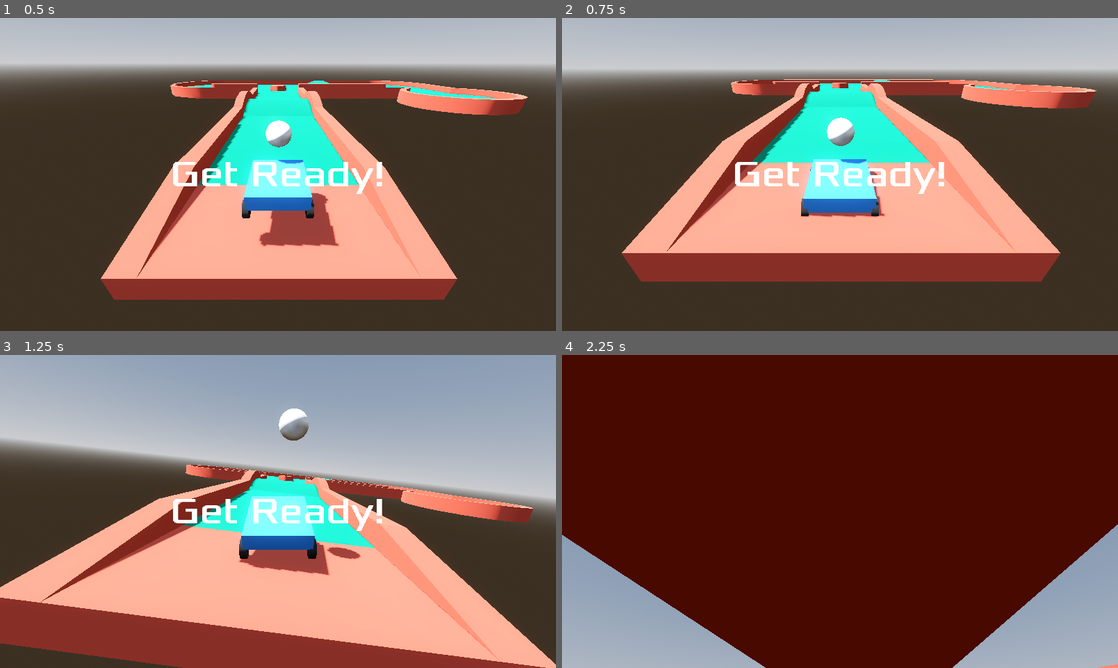
Above: before the commit, frames 1-4 (two rows, left to right).
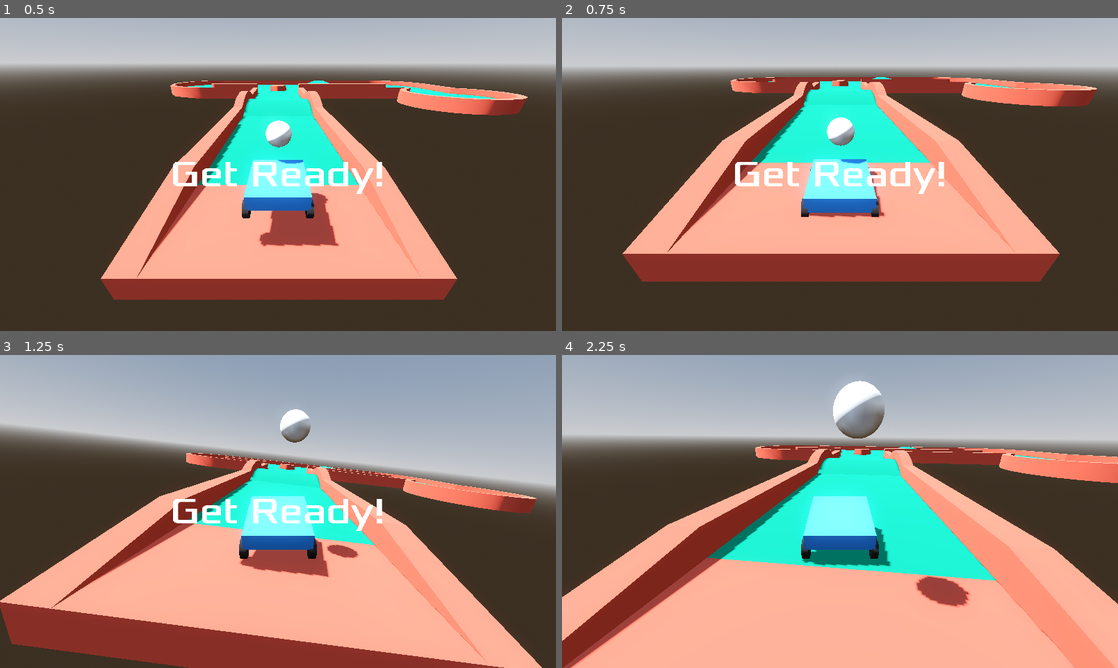
Above: after the commit, the same moments.

Repository: deecovan/v4-51-golf
Game: Godot game, scene res://Scenes/Main.tscn
Same seed, same stepped clock (60 frames per second), same inputs: the game is played once before the commit and once after it.
Inputs (mouse positions are in pixels of both pictures, inside the frame that each line leads up to):
- Up to frame 1 (0.5 s): no input
- Up to frame 2 (0.75 s): move the mouse to (867, 174) at 0.52 s; hold W (accelerate) from 0.53 s (still down); hold Mouse wheel up (cam_zoom_in) from 0.53 s (still down)
- Up to frame 3 (1.25 s): keep holding W (accelerate); keep holding Mouse wheel up (cam_zoom_in)
- Up to frame 4 (2.25 s): keep holding W (accelerate); move the mouse to (812, 511) at 1.27 s; release Mouse wheel up (cam_zoom_in) at 1.28 s; tap Mouse wheel down (cam_zoom_out) at 1.35 s; move the mouse to (851, 505) at 2.02 s; hold Mouse wheel up (cam_zoom_in) from 2.03 s (still down)

Frame 1 is identical in both runs. In frame 2, 4.0% of the frame differs, in the area x 1-100%, y 15-85%; in frame 3, 15%; in frame 4, 100%, in the area x 0-100%, y 0-100%.

Commit message:
add Center of Mass

Diff:
--- a/Project/Scenes/Vehicle.tscn
+++ b/Project/Scenes/Vehicle.tscn
@@ -21,6 +21,8 @@
 transform = Transform3D(-1, 0, 8.74228e-08, 0, 1, 0, -8.74228e-08, 0, -1, 0, 0, 0)
 mass = 1000.0
 physics_material_override = SubResource("PhysicsMaterial_krx02")
+center_of_mass_mode = 1
+center_of_mass = Vector3(0, 0, -1.5)
 continuous_cd = true
 linear_damp = 0.5
 script = ExtResource("1_krx02")
@@ -75,3 +77,6 @@
 suspension_max_force = 10000.0
 damping_compression = 1.0
 damping_relaxation = 1.1
+
+[node name="CenterOfMass" type="Node3D" parent="."]
+transform = Transform3D(1, 0, 0, 0, 1, 0, 0, 0, 1, 3.22713e-08, 0, -1.03086)
--- a/Project/Scripts/Vehicle.gd
+++ b/Project/Scripts/Vehicle.gd
@@ -20,6 +20,11 @@
 	$Wheel3Dfr.wheel_friction_slip = fric_slip_front
 	$Wheel3Drl.wheel_friction_slip = fric_slip_rear
 	$Wheel3Drr.wheel_friction_slip = fric_slip_rear
+	## Set Center of Mass from CoM Node
+	## Move it Forward to oversteer
+	## Backward for understeer but less rear slip
+	center_of_mass_mode = RigidBody3D.CENTER_OF_MASS_MODE_CUSTOM
+	center_of_mass = $CenterOfMass.position
 
 func _process(delta: float) -> void:
 	steering = move_toward(
Not shown, changed: Project/export_presets.cfg
Not shown, removed: Project/Project.zip
Not shown, changed: README.MD
